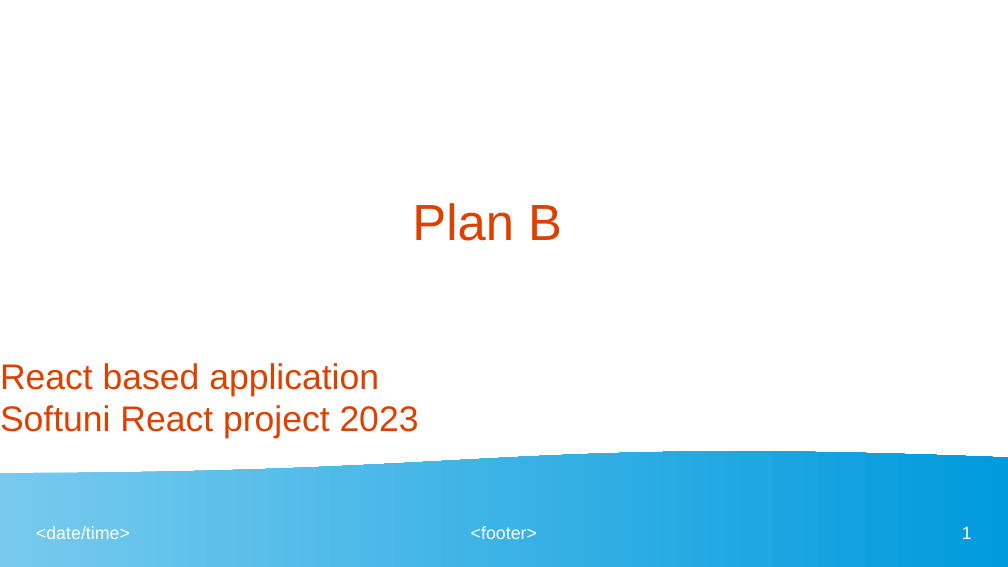
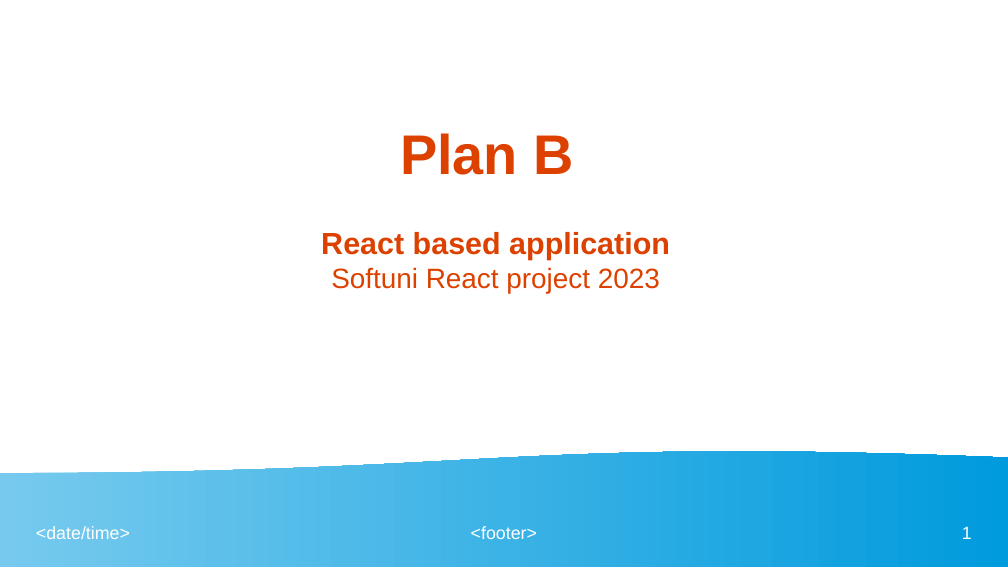
Before and after one commit to nikolaydimov83/Workflow-BPM-Front-End-Lit-HTML, a slide deck: slide 1 of ProjectPresentation.odp. Drawn at 1008x567 pixels with LibreOffice and Linux fonts; fonts in the diff are those of the drawing. Boxes give left, top, right and bottom in pixels: in the first picture for what was removed or moved away, otherwise in the second. Text is boxed around its words. In the diff, an @@ line names an element or a change of style, - is before the commit and + after.

```diff
--- a/ProjectPresentation.odp
+++ b/ProjectPresentation.odp
@@ title "Plan B": place and size @@
-title "Plan B" at bbox=[412, 203, 562, 241]
+title "Plan B" at bbox=[400, 133, 573, 175]
@@ title "Plan B" at bbox=[400, 133, 573, 175]: size 40 to 44 pt, bold on @@
@@ title "React based application Softuni React ...": place and size @@
-title "React based application Softuni React ..." at bbox=[0, 363, 419, 439]
+title "React based application Softuni React ..." at bbox=[321, 232, 670, 293]
@@ title "React based application Softuni React ..." at bbox=[321, 232, 670, 293]: size 28 to 24 pt, bold on in "React based application"; size 28 to 22 pt in "Softuni React project 2023"; alignment left to centre @@
```
Also in this commit, not shown: 9 other slides changed, 2 slides added.
